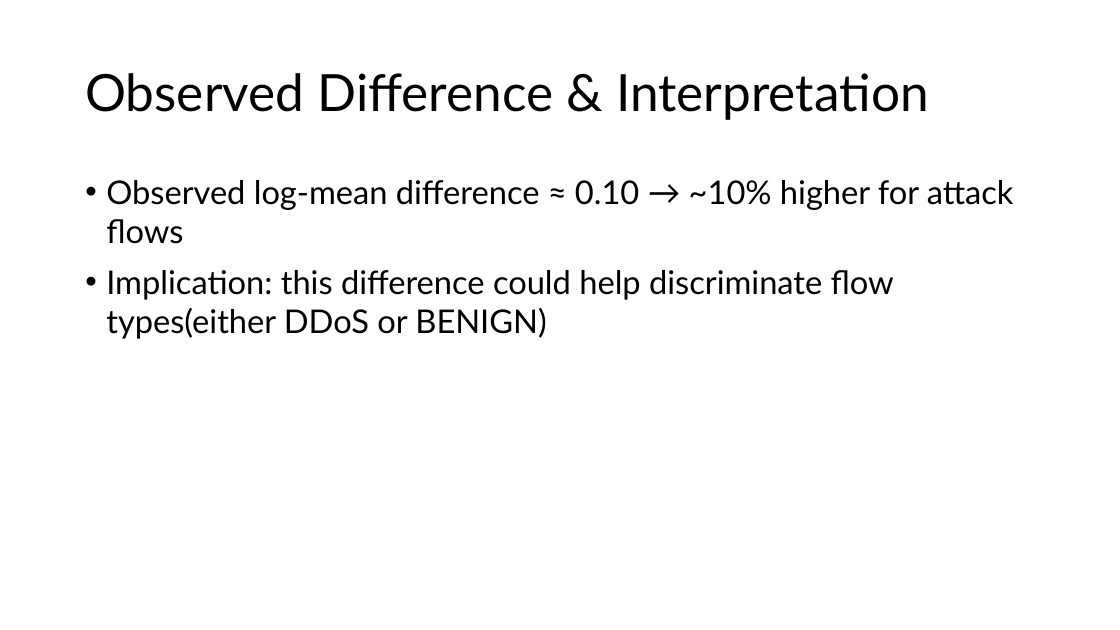
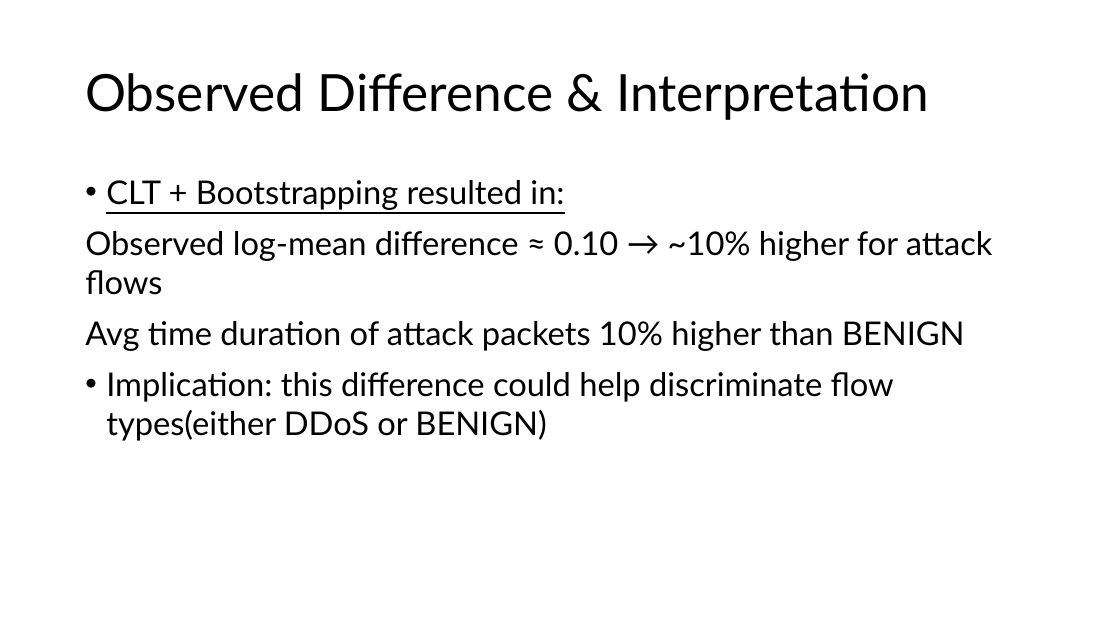
Before and after one commit to alpha-08/flow-duration-feat-analysis-CICIDS2019, a slide deck: slide 6 of slides/Flow Duration Analysis - Distinguish Benign vs DDoS.pptx. Drawn at 1120x630 pixels with LibreOffice and Linux fonts; fonts in the diff are those of the drawing. Boxes give left, top, right and bottom in pixels: in the first picture for what was removed or moved away, otherwise in the second. Text is boxed around its words. In the diff, an @@ line names an element or a change of style, - is before the commit and + after.

```diff
--- a/slides/Flow Duration Analysis - Distinguish Benign vs DDoS.pptx
+++ b/slides/Flow Duration Analysis - Distinguish Benign vs DDoS.pptx
@@ text at [106,180,564,210]: paragraph added @@
+• CLT + Bootstrapping resulted in:
@@ text at [85,231,993,295]: bullet • to none @@
@@ text at [85,321,965,351]: paragraph added @@
+Avg time duration of attack packets 10% higher than BENIGN
```
Also in this commit, not shown: 5 other slides changed, 1 slide added.
